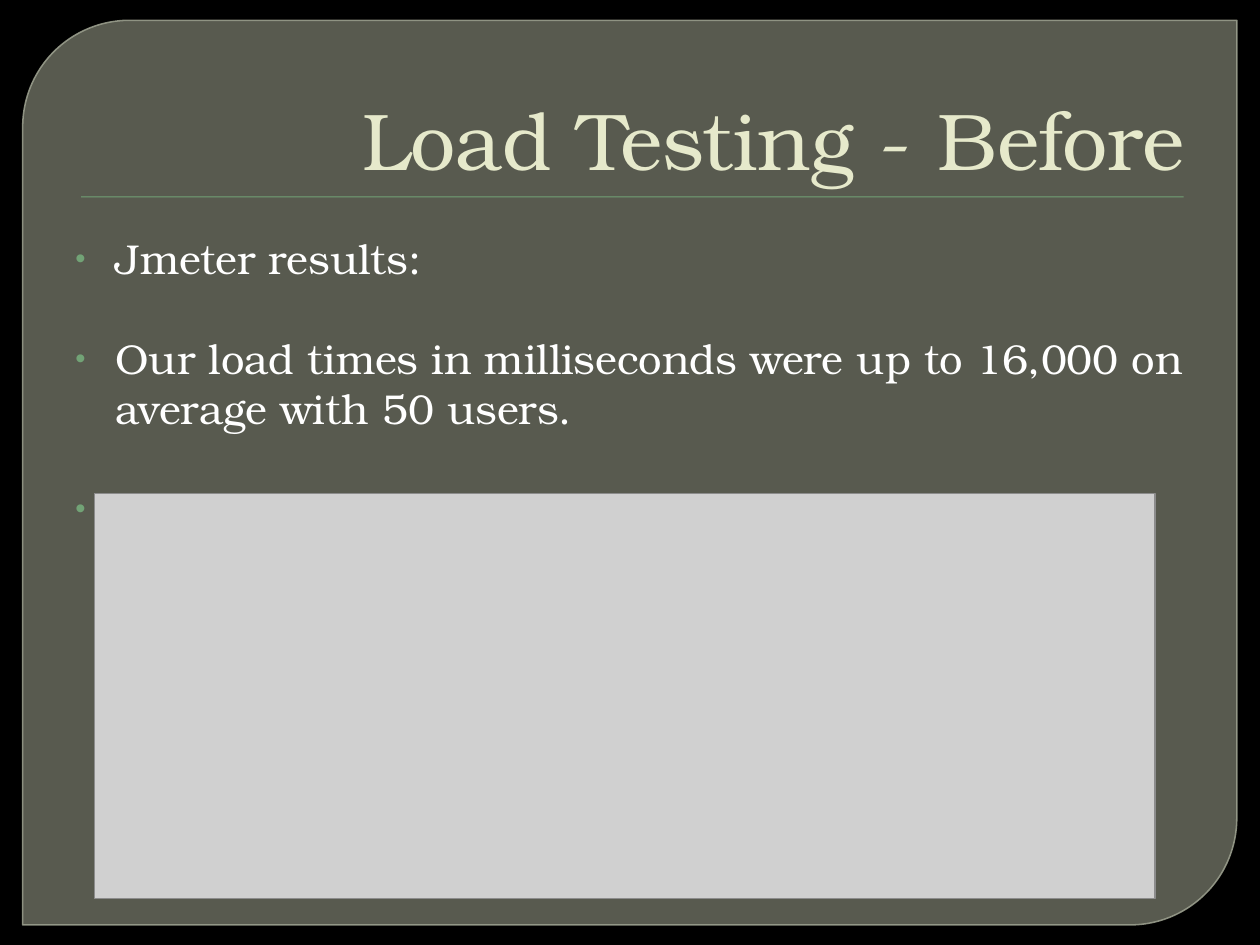
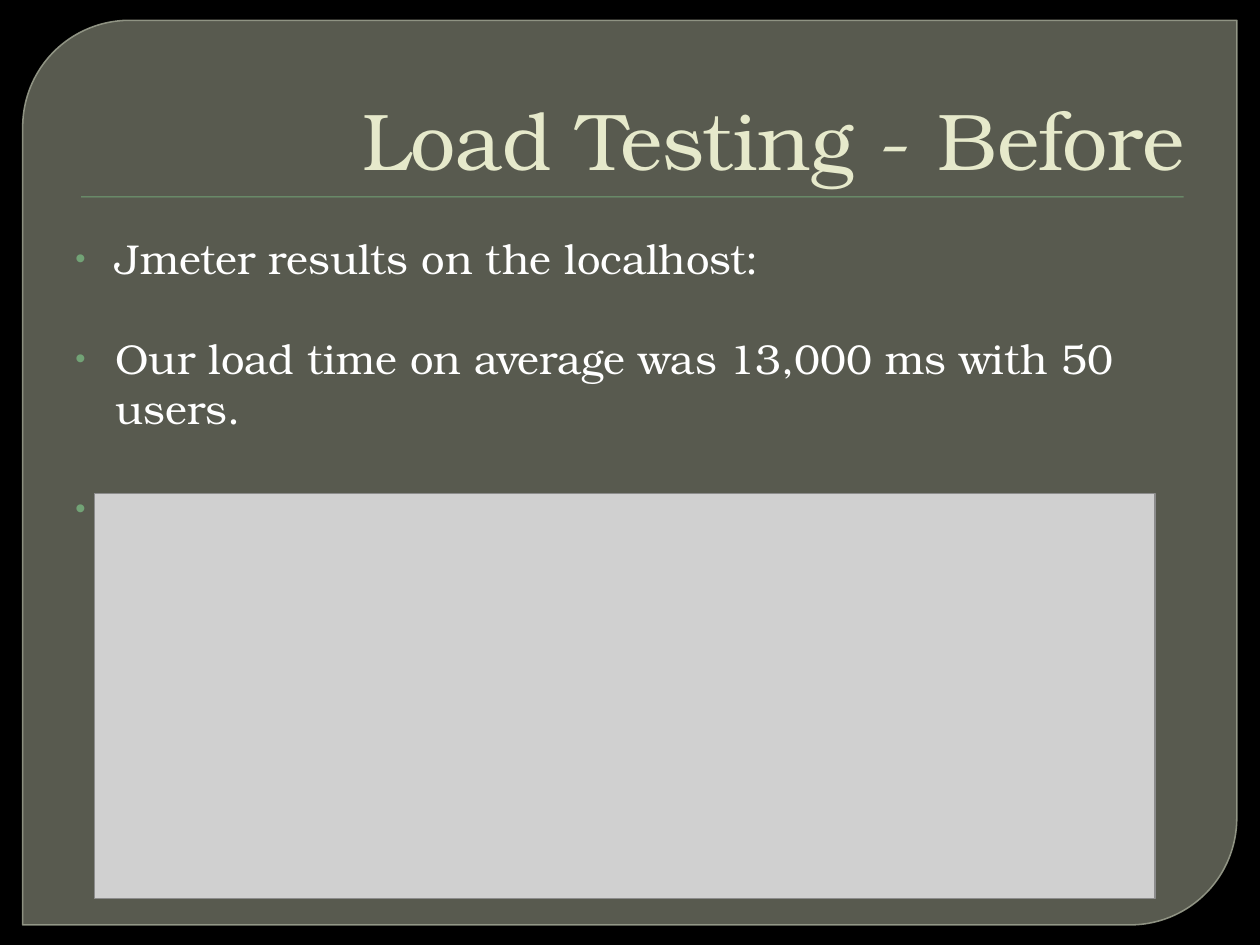
Before and after one commit to RyanCostello/xweb, a slide deck: slide 2 of DND/DNDCharacterSheet/doc/Dungeons and Dragons Final.pptx. Drawn at 1260x945 pixels with LibreOffice and Linux fonts; fonts in the diff are those of the drawing; grey boxes stand for pictures; background and template pictures are left out. Boxes give left, top, right and bottom in pixels: in the first picture for what was removed or moved away, otherwise in the second. Text is boxed around its words. In the diff, an @@ line names an element or a change of style, - is before the commit and + after.

```diff
--- a/DND/DNDCharacterSheet/doc/Dungeons and Dragons Final.pptx
+++ b/DND/DNDCharacterSheet/doc/Dungeons and Dragons Final.pptx
@@ text at [116,244,1114,494]: text changed @@
-• Jmeter results:
-• Our load times in milliseconds were up to 16,000 on average with 50 users.
-• Bottleneck in our Player’s Show.erb.html page.
+• Jmeter results on the localhost:
+• Our load time on average was 13,000 ms with 50 users.
+• Bottleneck in our View Player pages.
```
Also in this commit, not shown: 2 other slides changed, 1 slide removed, 1 other file.
